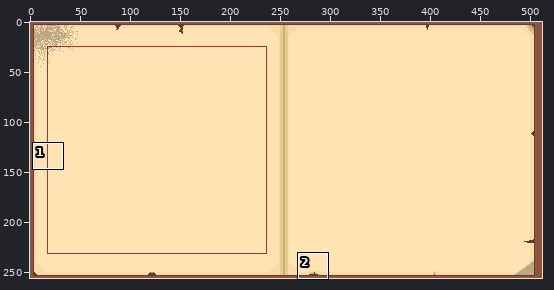
Two states of a pixel-art file, Assets/Sprite/Aseprite Sprites/Book/AdamBok.aseprite. The first picture is a wide view before the edit; the outline marks the close-up.
Close-up. Before the edit:
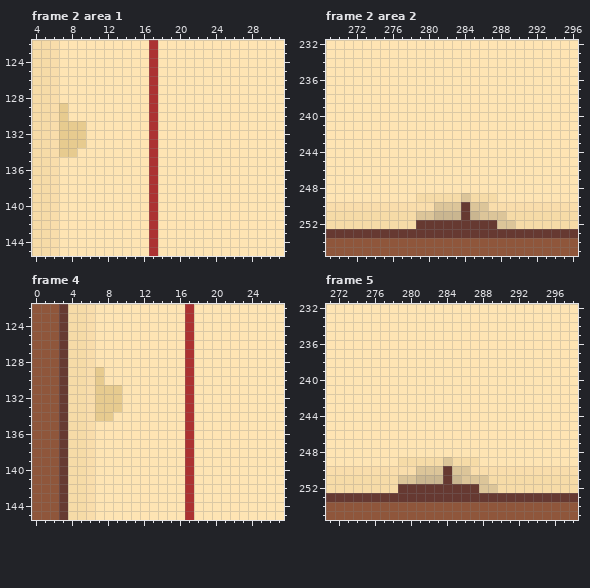
512x256 pixels, 16 frames. Shown: frame 2 area 1: x 4..31, y 122..145; frame 2 area 2: x 269..296, y 232..255; frame 4: x 0..27, y 122..145; frame 5: x 271..298, y 232..255. The commit also changed other frames or places, which this record leaves out.
The same view after the edit:
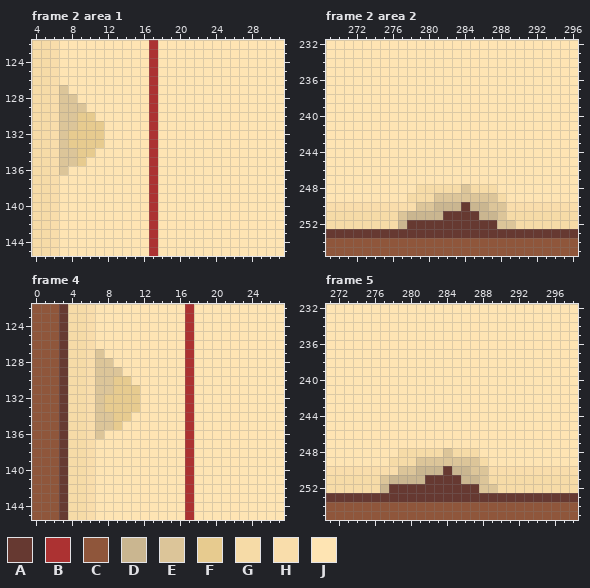
Palette (. is transparent): A #663931  B #ac3232  C #8f563b  D #cab690  E #dcc599  F #e7cb8f  G #f6dba7  H #f9ddab  J #fee4b3
The edit:
--- frame 2 area 1, layer "Layer 11"
@@ x 5..13 @@
 126 GHJJJJJJJ
-127 GHJJJJJJJ
-128 GHJJJJJJJ
-129 GHFJJJJJJ
-130 GHFJJJJJJ
-131 GHFFFJJJJ
-132 GHFFFJJJJ
-133 GHFFFJJJJ
-134 GHFFJJJJJ
-135 GHJJJJJJJ
-136 GHJJJJJJJ
+127 GHEJJJJJJ
+128 GHEEJJJJJ
+129 GHEEEJJJJ
+130 GHEEFFJJJ
+131 GHEEFFFJJ
+132 GHEFFFFJJ
+133 GHEFFFFJJ
+134 GHEEFFJJJ
+135 GHEEFJJJJ
+136 GHEJJJJJJ
 137 GHJJJJJJJ
--- frame 2 area 2, layer "Layer 11"
@@ x 275..290 @@
 247 JJJJJJJJJJJJJJJJ
-248 JJJJJJJJJJJJJJJJ
-249 JJJJGGGGGEGGGJJJ
-250 HHHHHHEEEAEEHHHH
-251 GGGGEEDDDADEEEGG
-252 GGGGAAAAAAAAAEEG
+248 JJJJGGGGGEGGGJJJ
+249 JJJGGGEEEEEEEGJJ
+250 HHHHEEDDDADDEEHH
+251 GGEDDDDAAAADDEGG
+252 GGDAAAAAAAAAAEEG
 253 AAAAAAAAAAAAAAAA
--- frame 4, layer "Layer 11": the same change as frame 2 area 1
--- frame 5, layer "Layer 11": the same change as frame 2 area 2
